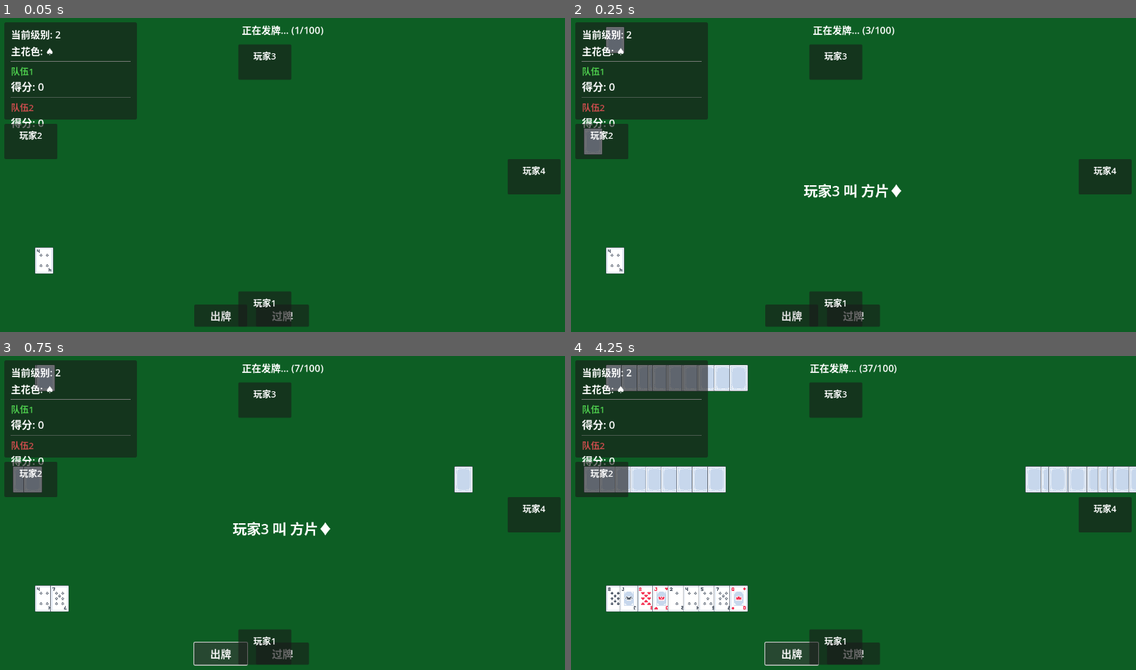
Above: before the commit, frames 1-4 (two rows, left to right).
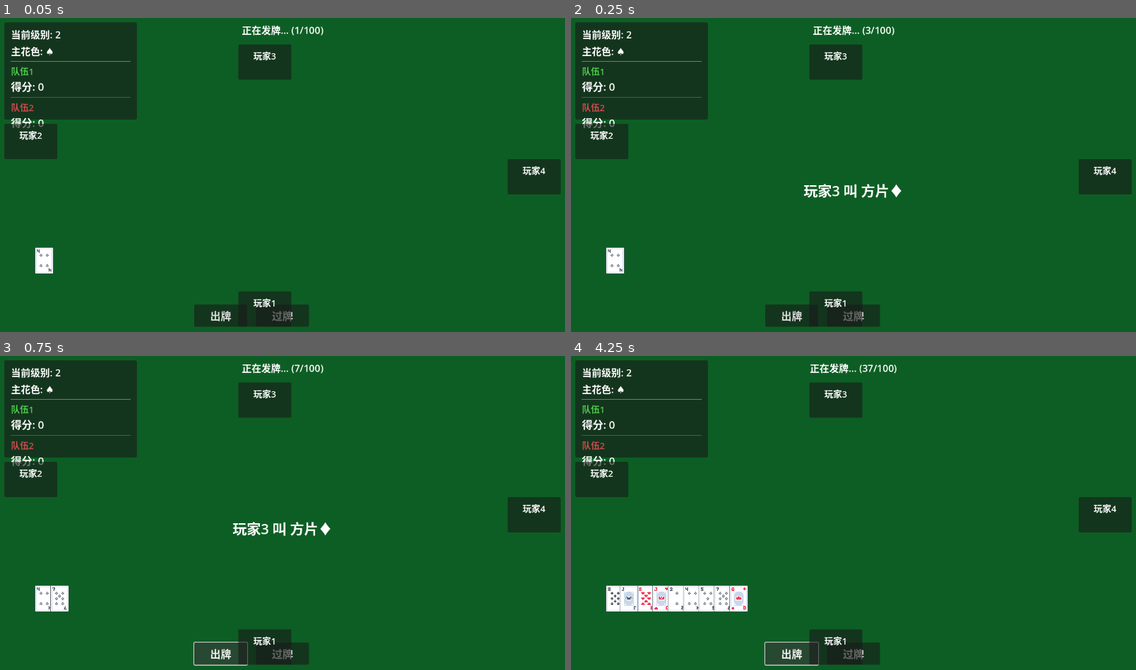
Above: after the commit, the same moments.

Repository: Eda-1121/Video-game-development
Game: Godot game, scene res://scenes/main.tscn
Same seed, same stepped clock (60 frames per second), same inputs: the game is played once before the commit and once after it.
Inputs:
- Up to frame 1 (0.05 s): no input
- Up to frame 2 (0.25 s): no input
- Up to frame 3 (0.75 s): click "出牌" at 0.5 s
- Up to frame 4 (4.25 s): click "过牌" at 1.25 s; click "出牌" at 2 s; click "过牌" at 2.75 s; click "出牌" at 3.5 s

Frame 1 is identical in both runs. In frame 2, 0.5% of the frame differs, in the area x 2-10%, y 2-44%; in frame 3, 0.9%; in frame 4, 5.8%, in the area x 2-100%, y 2-44%.

Commit message:
优化手牌显示和卡牌交互逻辑
修改内容:
1. 只显示人类玩家的手牌
   - AI玩家的手牌完全不可见（不显示背面）
   - 发牌过程中只有人类玩家的牌可见
   - 简化界面，玩家只关注自己的牌

2. 禁用已出牌的交互事件
   - 出牌后的卡牌设置 is_selectable = false
   - 防止玩家误点击已出的牌
   - 提升游戏体验

技术实现:
- game_manager.gd:
  * 修改 start_dealing_cards() - 只显示玩家1
  * 发牌时AI玩家的牌设置为不可见
  * show_played_cards() - 禁用已出牌交互

- player.gd:
  * receive_cards() - 移除强制设置 visible
  * 只给人类玩家的牌连接点击事件

🤖 Generated with [Claude Code](https://claude.com/claude-code)

Co-Authored-By: Claude <noreply@anthropic.com>

Diff:
--- a/扑克牌游戏-升级/scripts/game_manager.gd
+++ b/扑克牌游戏-升级/scripts/game_manager.gd
@@ -120,9 +120,12 @@
 
 func start_dealing_cards():
 	"""开始逐张发牌"""
-	# 确保所有玩家可见
-	for i in range(4):
-		players[i].visible = true
+	# 只显示人类玩家（玩家1）
+	players[0].visible = true
+
+	# 隐藏其他AI玩家的手牌
+	for i in range(1, 4):
+		players[i].visible = false
 
 	var total_cards = deck.cards.size()
 	var card_index = 0
@@ -136,11 +139,13 @@
 		# 将牌发给玩家
 		player.receive_cards([card])
 
-		# 设置卡牌显示
+		# 只有人类玩家的牌需要显示
 		if player.player_type == Player.PlayerType.HUMAN:
 			card.set_face_up(true, false)  # 人类玩家的牌正面朝上
+			card.visible = true
 		else:
-			card.set_face_up(false, true)  # AI玩家的牌背面朝上
+			# AI玩家的牌完全不显示（不需要看到背面）
+			card.visible = false
 
 		card_index += 1
 
@@ -645,6 +650,9 @@
 		card.visible = true
 		card.set_face_up(true, true)
 
+		# 禁用已出牌的交互事件
+		card.is_selectable = false
+
 func next_player_turn():
 	"""下一个玩家"""
 	current_player_index = (current_player_index + 1) % 4
--- a/扑克牌游戏-升级/scripts/player.gd
+++ b/扑克牌游戏-升级/scripts/player.gd
@@ -35,14 +35,15 @@
 			card.get_parent().remove_child(card)
 		hand_container.add_child(card)
 
-		card.visible = true
+		# 不在这里设置visible，由调用者控制
+		# card.visible = true
 
 		# 人类玩家的牌表面朝上显示
 		if player_type == PlayerType.HUMAN:
 			card.set_face_up(true, true)
-
-		if not card.card_clicked.is_connected(_on_card_clicked):
-			card.card_clicked.connect(_on_card_clicked)
+			# 只有人类玩家的牌才可以点击
+			if not card.card_clicked.is_connected(_on_card_clicked):
+				card.card_clicked.connect(_on_card_clicked)
 
 	sort_hand()
 	update_hand_display()
